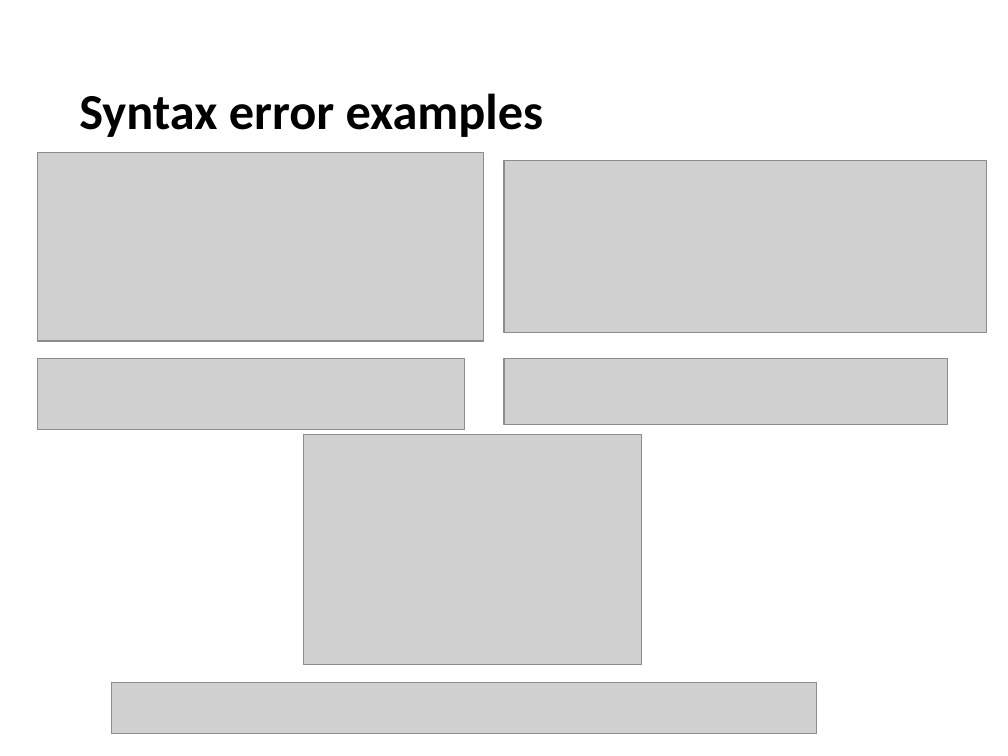
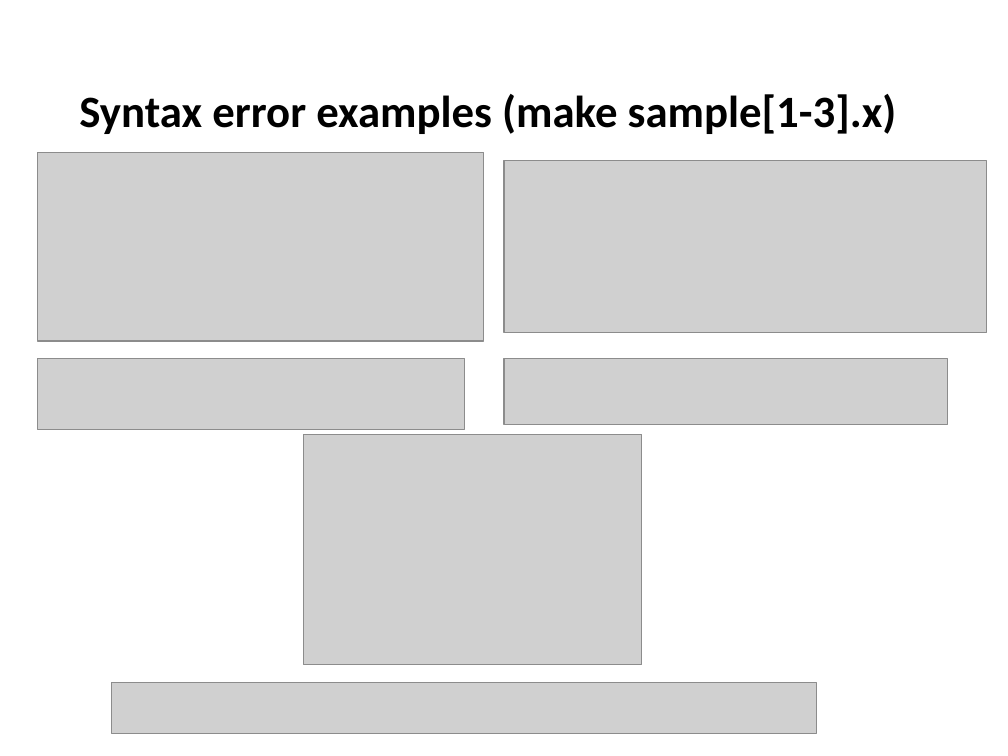
Before and after one commit to devinamatthews/molssi-sss-2017, a slide deck: slide 6 of lectures/debugging.pptx. Drawn at 1008x756 pixels with LibreOffice and Linux fonts; fonts in the diff are those of the drawing; grey boxes stand for pictures. Boxes give left, top, right and bottom in pixels: in the first picture for what was removed or moved away, otherwise in the second. Text is boxed around its words. In the diff, an @@ line names an element or a change of style, - is before the commit and + after.

Commit message:
Simplify slides a bit and add more samples.

```diff
--- a/lectures/debugging.pptx
+++ b/lectures/debugging.pptx
@@ title at <box>79,94,897,134</box>: text changed; size 36 to 32 pt @@
-Syntax error examples
+Syntax error examples (make sample[1-3].x)
```
Also in this commit, not shown: 8 other slides changed, 24 other files.
